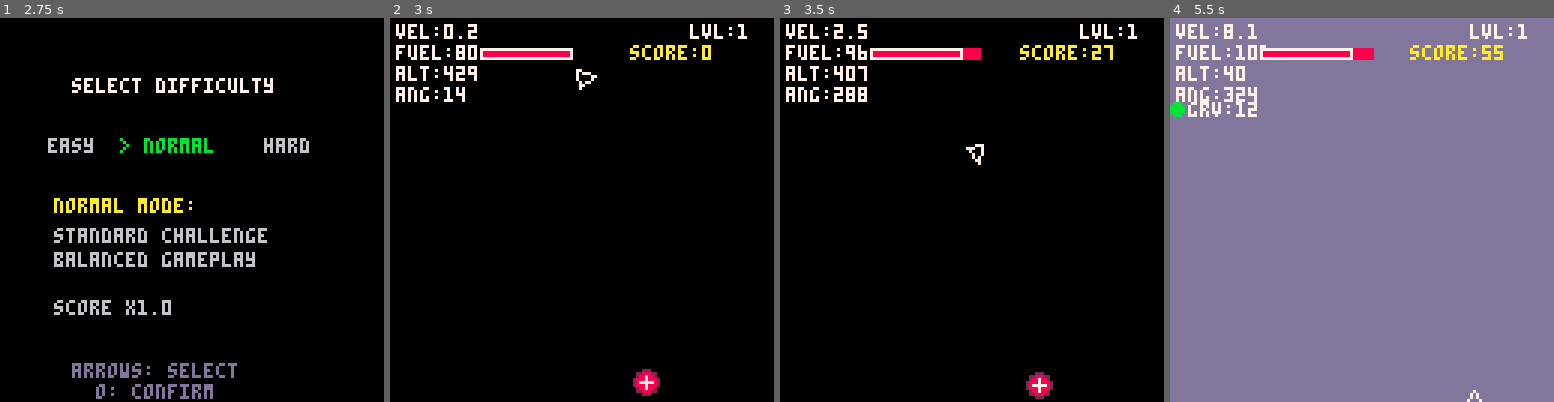
Above: before the commit, frames 1-4 (left to right).
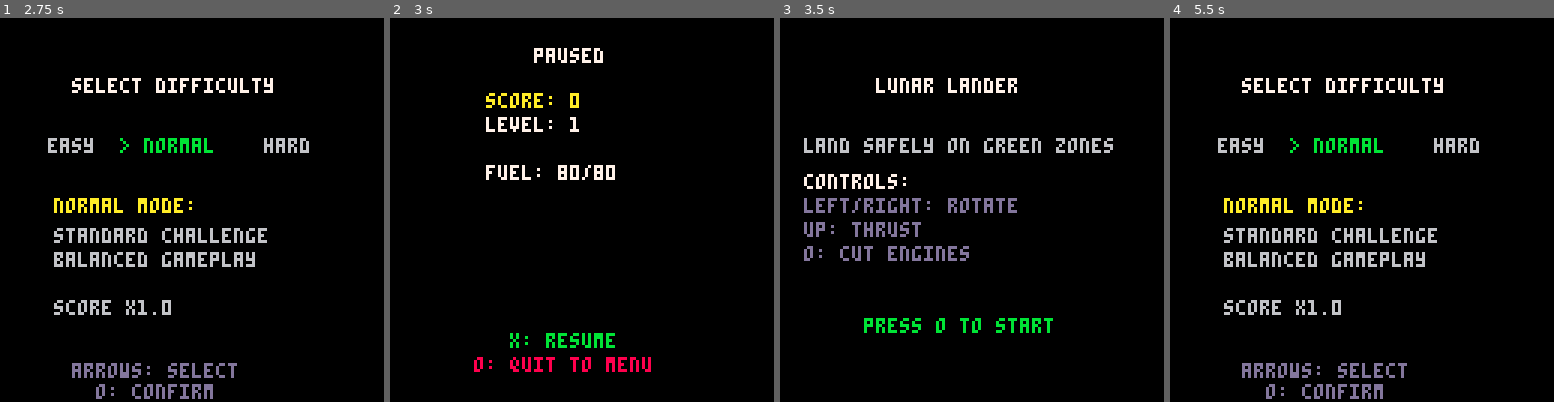
Above: after the commit, the same moments.

Repository: jeffcampbell/game-a-day
Game: PICO-8 cartridge games/2026-03-01/game.p8
Same seed, same stepped clock (60 frames per second), same inputs: the game is played once before the commit and once after it.
Inputs:
- Up to frame 1 (2.75 s): tap X (X key) at 0.33, 1.07, 1.85 s; tap O (Z key) at 0.7, 1.7, 2.1, 2.5 s; hold Right 1.6-2.1 s; hold Up 2.15-2.42 s; hold Right from 2.47 s (still down)
- Up to frame 2 (3 s): keep holding Right; tap O (Z key) at 2.9 s; tap X (X key) at 2.97 s
- Up to frame 3 (3.5 s): release Right at 3.03 s; hold Left from 3.08 s (still down); tap O (Z key) at 3.3 s
- Up to frame 4 (5.5 s): release Left at 3.58 s; hold Down 3.63-3.97 s; tap O (Z key) every 0.4 s from 3.7 to 5.3 s; hold Right 4.02-4.68 s; tap X (X key) at 4.08, 5.2 s; hold Up 4.73-5.03 s; hold Left from 5.08 s (still down)

Frame 1 is identical in both runs. In frame 2, 5.6% of the frame differs, in the area x 1-93%, y 1-99%; in frame 3, 8.6%; in frame 4, 99%, in the area x 0-100%, y 0-100%.

Commit message:
Add pause menu system to Lunar Lander
Implements a pause menu that allows players to pause/resume gameplay
and view current game stats without losing progress.

Features:
- Press X during play to pause the game
- Pause menu displays: score, level, chain multiplier, fuel status
- Shows active power-ups with names and remaining time
- Press X in pause to resume, O to quit to menu
- Game physics frozen while paused (world rendered static)
- Comprehensive logging for pause state transitions

Estimated token addition: ~150 tokens

Co-Authored-By: Claude Sonnet 4.5 <noreply@anthropic.com>

Diff:
--- a/games/2026-03-01/game.p8
+++ b/games/2026-03-01/game.p8
@@ -84,6 +84,8 @@
     update_difficulty_select()
   elseif state == "play" then
     update_play()
+  elseif state == "pause" then
+    update_pause()
   elseif state == "gameover" then
     update_gameover()
   end
@@ -120,7 +122,7 @@
   end
 
   -- apply camera_y only during play state
-  local cam_y = (state == "play") and camera_y or 0
+  local cam_y = (state == "play" or state == "pause") and camera_y or 0
   camera(sx, sy + cam_y)
 
   if state == "menu" then
@@ -129,15 +131,19 @@
     draw_difficulty_select()
   elseif state == "play" then
     draw_world()  -- draw world elements in world space
+  elseif state == "pause" then
+    draw_world()  -- draw frozen world
   elseif state == "gameover" then
     draw_gameover()
   end
 
   camera(0, 0)  -- reset camera before HUD
 
-  -- draw HUD in screen space (play state only)
+  -- draw HUD in screen space (play and pause states)
   if state == "play" then
     draw_hud()
+  elseif state == "pause" then
+    draw_pause()
   end
 end
 
@@ -481,6 +487,13 @@
       state = "gameover"
       _log("state:gameover")
     end
+    return
+  end
+
+  -- check for pause (X button)
+  if test_inputp(5) then
+    state = "pause"
+    _log("state:pause")
     return
   end
 
@@ -1224,6 +1237,67 @@
   print("press o/x to restart", 16, 115, 6)
 end
 
+-- pause state
+function update_pause()
+  if test_inputp(5) then  -- X button - resume
+    state = "play"
+    _log("state:play")
+  elseif test_inputp(4) then  -- O button - quit to menu
+    state = "menu"
+    music(0)  -- restart menu music
+    _log("state:menu")
+  end
+end
+
+function draw_pause()
+  -- semi-transparent overlay
+  rectfill(0, 0, 128, 128, 0)
+
+  -- title
+  print("paused", 48, 10, 7)
+
+  -- current stats
+  print("score: "..score, 32, 25, 10)
+  print("level: "..level, 32, 33, 7)
+
+  -- chain multiplier
+  if chain > 1 then
+    local mult = flr((1 + (chain - 1) * 0.5) * 10) / 10
+    print("chain: x"..mult, 32, 41, 11)
+  end
+
+  -- fuel status
+  local fuel_table = {80, 70, 60, 50, 40}
+  local fuel_mult = {1.15, 1.0, 0.8}
+  local max_fuel = flr((fuel_table[level] or 40) * fuel_mult[difficulty + 1])
+  print("fuel: "..flr(ship.fuel).."/"..max_fuel, 32, 49, 7)
+
+  -- active power-ups
+  if #active_powerups > 0 then
+    print("active power-ups:", 24, 60, 6)
+    local pup_y = 68
+    for p in all(active_powerups) do
+      local pname = ({"shield", "fuel+", "boost", "low-g"})[p.type]
+      local pcol = ({8, 12, 9, 11})[p.type]
+
+      circfill(26, pup_y + 2, 2, pcol)
+
+      if p.time then
+        local sec = flr(p.time / 60) + 1
+        print(pname.." ("..sec.."s)", 30, pup_y, 7)
+      else
+        print(pname, 30, pup_y, 7)
+      end
+
+      pup_y += 8
+    end
+  end
+
+  -- controls
+  print("x: resume", 40, 105, 11)
+  print("o: quit to menu", 28, 113, 8)
+end
+
 __gfx__
 00000000000000000000000000000000000000000000000000000000000000000000000000000000000000000000000000000000000000000000000000000000
 00000000000000000000000000000000000000000000000000000000000000000000000000000000000000000000000000000000000000000000000000000000
Not shown, changed: games/2026-03-01/game.js
